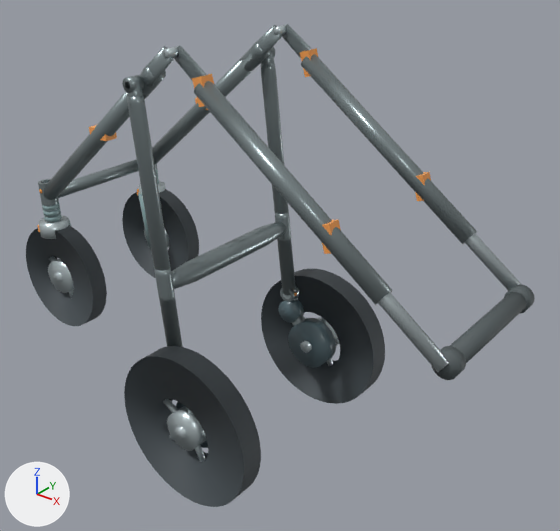
What one commit did to the glTF model models/no_cabin/w380_state2_wheel_M.glb.
Camera for both pictures: a 50 mm camera at (1.707, -0.992, 0.978) aimed at (0.887, 0.033, 0.343). Arrows for +X, +Y and +Z are at lower left; the lights stay in place. The older version comes first. Where no turn or scale is listed for an object, it has been applied to the vertices.

In view in the first picture: 'FL_tire.012', 'FR_tire.012', 'RL_tire.012', 'RR_tire.012', 'V46_rear_leg_-1.001', 'V46_rear_leg_1.001', 'V46_rearbar.001', 'main_lower_-1.002', 'main_lower_1.002', 'main_upper_-1.002', 'main_upper_1.002', 'round_handle.011' and 44 more.
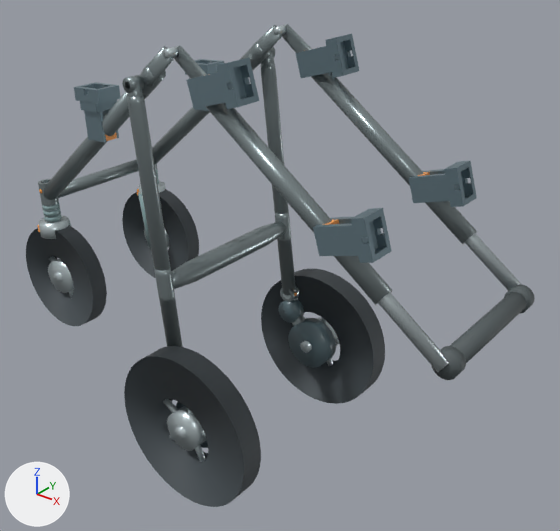
Pixel boxes (x1, y1, x2, y2) of what changed, in the pictures (560 x 531 px):
'Universal_Cabin_Receiver_H_-1', added: after (313, 208, 392, 263)
'Universal_Cabin_Receiver_M_-1', added: after (186, 58, 259, 109)
'Universal_Cabin_Receiver_H_1', added: after (409, 161, 477, 207)
'Universal_Cabin_Receiver_M_1', added: after (295, 34, 359, 78)
'Universal_Cabin_Receiver_L_-1', added: after (74, 82, 121, 142)
'Universal_Cabin_Receiver_L_1', added: after (185, 59, 224, 111)

The edits, one by one:
Material 'Universal Cabin Receiver' (mat_universal_cabin_receiver) is new.
Its base color is (0.18, 0.26, 0.3) (greyish blue #768b95).
Its metallic is 0.58.
Its roughness is 0.42.
Mesh me_universal_cabin_receiver_m__1 is new.
It has 76 vertices, 156 faces and spans x 0.8584..0.9631, y -0.159..-0.111, z 0.6761..0.7547.
It uses material mat_universal_cabin_receiver (greyish blue #768b95).
Mesh me_universal_cabin_receiver_l__1 is new.
It has 84 vertices, 168 faces and spans x 0.5808..0.6461, y -0.159..-0.111, z 0.5754..0.6715.
It uses material mat_universal_cabin_receiver (greyish blue #768b95).
Mesh me_universal_cabin_receiver_h__1 is new.
It has 76 vertices, 156 faces and spans x 1.1003..1.2049, y -0.159..-0.111, z 0.4985..0.5771.
It uses material mat_universal_cabin_receiver (greyish blue #768b95).
Mesh me_universal_cabin_receiver_m_1 is new.
It has 76 vertices, 156 faces and spans x 0.8584..0.9631, y 0.111..0.159, z 0.6761..0.7547.
It uses material mat_universal_cabin_receiver (greyish blue #768b95).
Mesh me_universal_cabin_receiver_l_1 is new.
It has 84 vertices, 168 faces and spans x 0.5808..0.6461, y 0.111..0.159, z 0.5754..0.6715.
It uses material mat_universal_cabin_receiver (greyish blue #768b95).
Mesh me_universal_cabin_receiver_h_1 is new.
It has 76 vertices, 156 faces and spans x 1.1003..1.2049, y 0.111..0.159, z 0.4985..0.5771.
It uses material mat_universal_cabin_receiver (greyish blue #768b95).
Object 'Universal_Cabin_Receiver_M_-1' (ob_universal_cabin_receiver_m__1) is new; it shows me_universal_cabin_receiver_m__1.
Its location is (0.0, 0.0, 0.0).
Object 'Universal_Cabin_Receiver_L_-1' (ob_universal_cabin_receiver_l__1) is new; it shows me_universal_cabin_receiver_l__1.
Its location is (0.0, 0.0, 0.0).
Object 'Universal_Cabin_Receiver_H_-1' (ob_universal_cabin_receiver_h__1) is new; it shows me_universal_cabin_receiver_h__1.
Its location is (0.0, 0.0, 0.0).
Object 'Universal_Cabin_Receiver_M_1' (ob_universal_cabin_receiver_m_1) is new; it shows me_universal_cabin_receiver_m_1.
Its location is (0.0, 0.0, 0.0).
Object 'Universal_Cabin_Receiver_L_1' (ob_universal_cabin_receiver_l_1) is new; it shows me_universal_cabin_receiver_l_1.
Its location is (0.0, 0.0, 0.0).
Object 'Universal_Cabin_Receiver_H_1' (ob_universal_cabin_receiver_h_1) is new; it shows me_universal_cabin_receiver_h_1.
Its location is (0.0, 0.0, 0.0).
